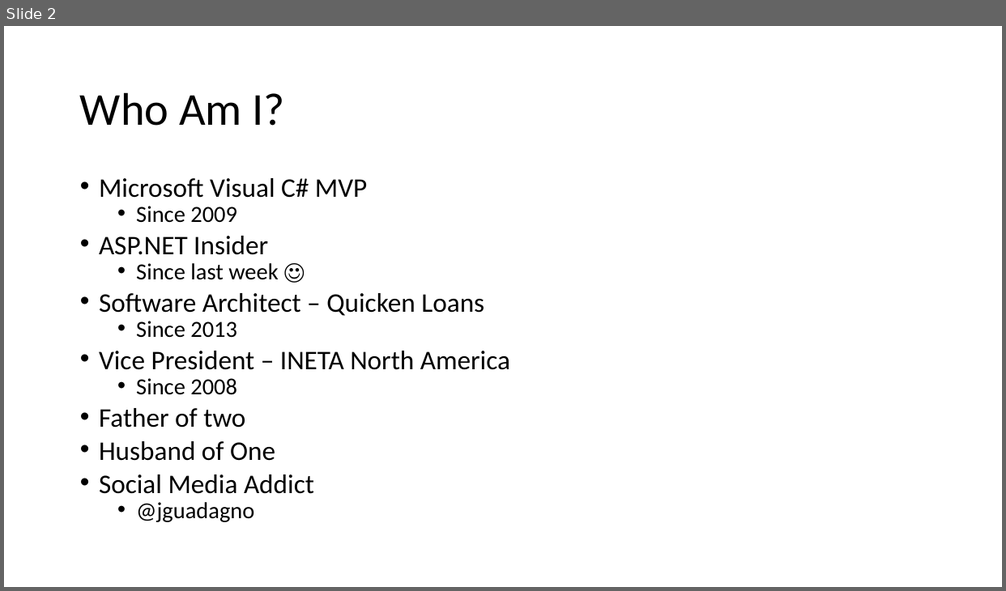
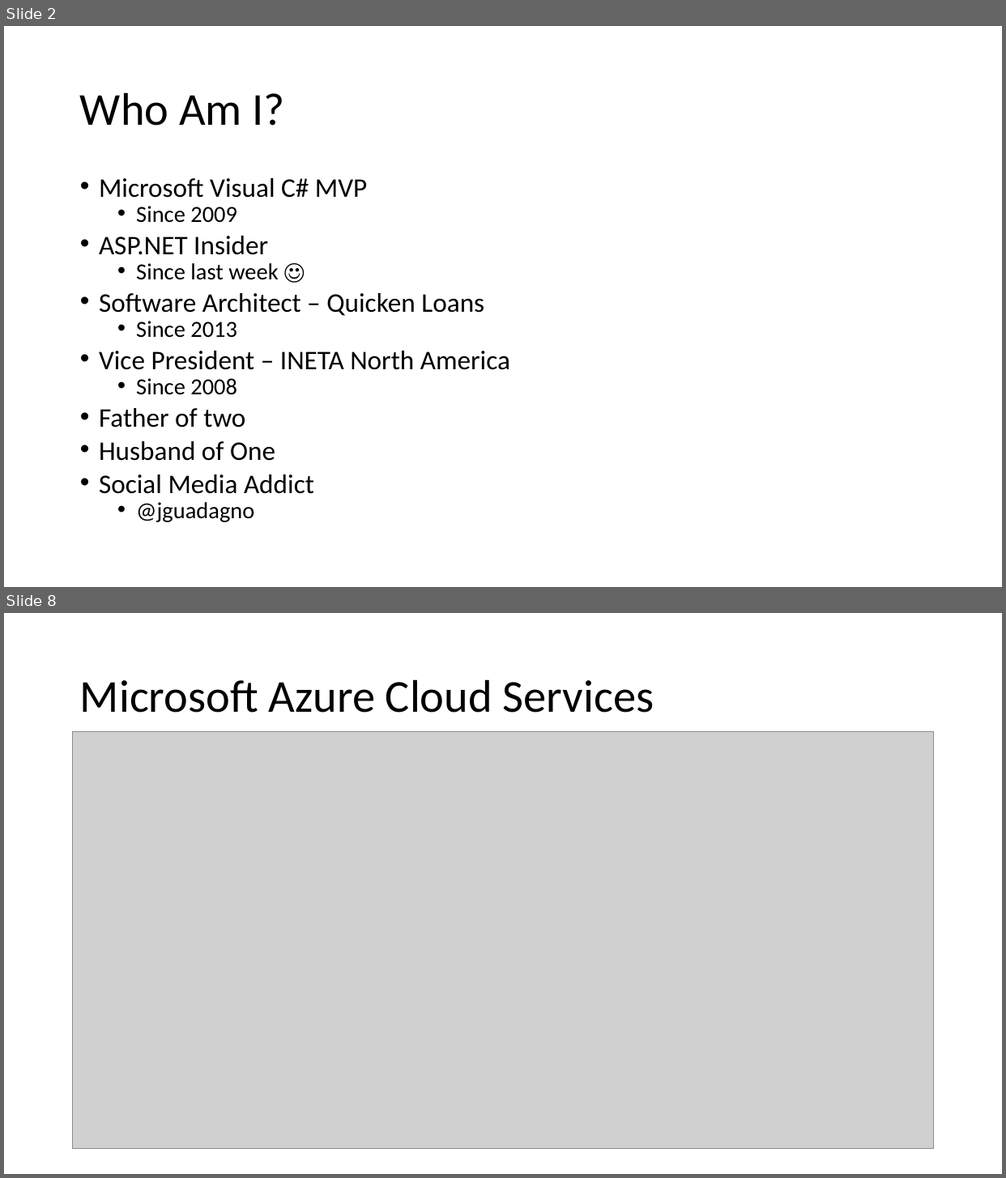
Before and after one commit to jguadagno/AzurePhotos, a slide deck: Azure Cloud Services.pptx. Shown one above the other, each under a label of ours: slide 2 before the commit, slides 2 and 8 after it; the slides between them are not shown. The pictures are 1006x591 and 1006x1178 pixels, drawn with LibreOffice and Linux fonts; fonts in the diff are those of the drawing; grey boxes stand for pictures. Boxes give left, top, right and bottom in pixels: in the first picture for what was removed or moved away, otherwise in the second. Text is boxed around its words. In the diff, an @@ line names an element or a change of style, - is before the commit and + after.

```diff
--- a/Azure Cloud Services.pptx
+++ b/Azure Cloud Services.pptx
@@ slide 8 added at (4,613,1002,1174), background #FFFFFF @@
@@ title added at (80,679,654,713), 44 pt, text #000000 @@
+Microsoft Azure Cloud Services
@@ picture added at (73,732,934,1150) @@
```
Also in this commit, not shown: 2 slides changed, 22 other slides added.
